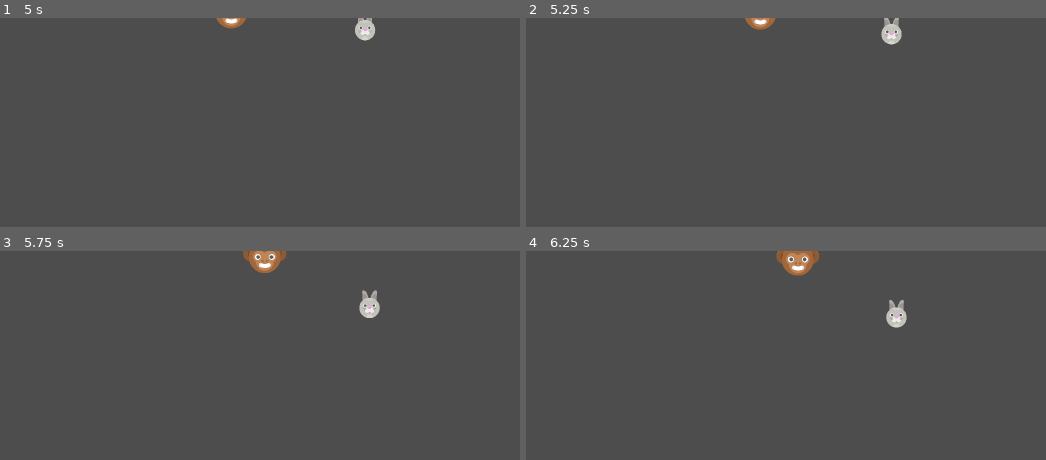
Above: before the commit, frames 1-4 (two rows, left to right).
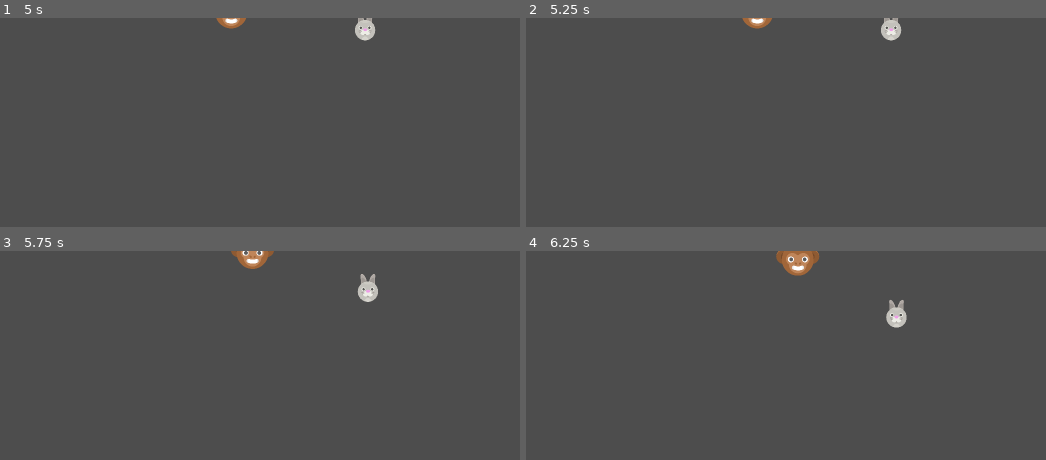
Above: after the commit, the same moments.

Repository: hafizosina/compilationpack
Game: Godot game, scene res://9. EcsSystem/tests/lifecycle_test.tscn
Same seed, same stepped clock (60 frames per second), same inputs: the game is played once before the commit and once after it. This scene is started directly instead of the project's main scene.
Inputs (mouse positions are in pixels of both pictures, inside the frame that each line leads up to):
- Up to frame 1 (5 s): tap Enter at 0.5 s; move the mouse to (outside the picture) at 0.52 s; hold Right (ui_right) 0.53-1.25 s; hold Shift (sprint) 0.53-1.25 s; click (outside the picture) at 0.67 s; tap Space at 1.25 s; drag from (239, 214) to (outside the picture) at 1.27 s; move the mouse to (478, 118) at 2.02 s; hold Right (ui_right) 2.03-2.75 s; hold Shift (sprint) 2.03-2.75 s; drag from (outside the picture) to (405, 24) at 2.77 s; move the mouse to (outside the picture) at 3.52 s; hold Left (ui_left) 3.53-4.25 s; hold Shift (sprint) 3.53-4.25 s; drag from (161, 143) to (364, 26) at 4.27 s
- Up to frame 2 (5.25 s): tap Enter at 5 s; move the mouse to (968, 195) at 5.02 s; hold Down (ui_down) from 5.03 s (still down); hold Shift (sprint) from 5.03 s (still down); click (968, 195) at 5.17 s
- Up to frame 3 (5.75 s): keep holding Down (ui_down); keep holding Shift (sprint)
- Up to frame 4 (6.25 s): release Down (ui_down) at 5.75 s; release Shift (sprint) at 5.75 s; drag from (806, 340) to (765, 447) at 5.77 s

Frame 1 is identical in both runs. In frame 2, 0.4% of the frame differs, in the area x 41-73%, y 0-13%; in frame 3, 1.3%, in the area x 44-74%, y 0-33%; in frame 4, nothing differs.

Commit message:
feat(ecs): a sleeper gets hungry slower, and the plan's untested rules are tested
Co-Authored-By: Claude Opus 5 <noreply@anthropic.com>
Claude-Session: https://claude.ai/code/session_01SrG6kmDmntGUxZCjZFvMFv

Diff:
--- a/9. EcsSystem/components/ecs_hunger_component.gd
+++ b/9. EcsSystem/components/ecs_hunger_component.gd
@@ -18,8 +18,18 @@
 ## Carrying this component is the whole of "this entity needs to eat". A berry
 ## bush has none and no rung ever asks.
 
-## How fast fullness drains, in points per second.
+## How fast fullness drains, in points per second, while awake.
 @export var drain: float = 2.0
+## What fraction of that it drains while asleep or collapsed.
+##
+## A scale rather than a second rate, so "slower asleep" survives retuning
+## `drain` and cannot quietly invert. 0 makes sleeping free; 1 makes it cost the
+## same as being awake, which is the behaviour this replaced.
+##
+## It must stay above 0 for `EcsLowBrainSystem`'s wake-on-starving rule to be
+## reachable at all: a sleeper that never empties never has a reason to get up
+## before it is rested.
+@export var asleep_drain_scale: float = 0.4
 ## Full. Also the ceiling a meal cannot push past.
 @export var max_fullness: float = 100.0
 ## Empty enough to go and fetch food it can see. The brain's SEEK_FOOD rung
--- a/9. EcsSystem/systems/ecs_hunger_system.gd
+++ b/9. EcsSystem/systems/ecs_hunger_system.gd
@@ -1,7 +1,8 @@
 class_name EcsHungerSystem
 extends EcsSystem
 
-## Fullness drains; running empty costs health and being well fed mends it.
+## Fullness drains — slower while asleep — and running empty costs health while
+## being well fed mends it.
 ##
 ## One loop, one field, the ECS-native version of a self-ticking bar: the
 ## component is the reading and this is the clock. Module 8 would have put a
@@ -30,7 +31,16 @@
 func run(world: EcsWorld, delta: float) -> void:
 	for id in world.query([EcsHungerComponent]):
 		var hunger := world.get_component(id, EcsHungerComponent) as EcsHungerComponent
-		hunger.fullness = maxf(hunger.fullness - hunger.drain * delta, 0.0)
+		# Resting costs less. The condition is the same one EcsEnergySystem uses
+		# to decide whether to drain or restore, and the two must agree about
+		# what "asleep" means — both read the brain's state and the collapse
+		# tag, neither reads the other.
+		var drain := hunger.drain
+		var brain := world.get_component(id, EcsLowBrainComponent) as EcsLowBrainComponent
+		if world.has(id, EcsCollapsedComponent) or (brain != null
+				and brain.state == EcsLowBrainComponent.State.SLEEP):
+			drain *= hunger.asleep_drain_scale
+		hunger.fullness = maxf(hunger.fullness - drain * delta, 0.0)
 
 		var health := world.get_component(id, EcsHealthComponent) as EcsHealthComponent
 		if health == null:
--- a/9. EcsSystem/tests/lifecycle_test.gd
+++ b/9. EcsSystem/tests/lifecycle_test.gd
@@ -78,6 +78,8 @@
 	await _it_tires_sleeps_and_wakes_rested()
 	await _running_out_of_energy_drops_it_once()
 	await _a_thing_with_no_energy_never_sleeps()
+	await _food_outranks_rest_and_a_trip_is_not_cut_short()
+	await _sleeping_slows_hunger_without_stopping_it()
 	await _a_grazer_eats_off_the_ground_with_no_inventory()
 	await _a_sated_carrier_leaves_the_berry_alone()
 	await _a_hungry_carrier_eats_off_the_ground_without_pocketing()
@@ -885,6 +887,13 @@
 	_check("and stays down between rest_at and wake_at",
 		brain.state == EcsLowBrainComponent.State.SLEEP)
 
+	# Sleeping puts it back, at `restore` per second.
+	energy.value = energy.rest_at * 0.5
+	var slept_from := energy.value
+	for i in 30:
+		living.run_all(_world, TICK)
+	_check("sleeping restores energy", energy.value > slept_from)
+
 	# Rested: it gets up on its own.
 	energy.value = energy.wake_at
 	living.run_all(_world, TICK)
@@ -943,6 +952,15 @@
 	_check("and starving can wake it now",
 		brain.state != EcsLowBrainComponent.State.SLEEP)
 
+	# Something with energy but no health collapses without complaint — the
+	# same way something with no health starves forever.
+	_world.remove(rabbit, EcsHealthComponent)
+	_world.remove(rabbit, EcsCollapsedComponent)
+	energy.value = 0.0
+	living.run_all(_world, TICK)
+	_check("an entity with no health collapses without error",
+		_world.has(rabbit, EcsCollapsedComponent))
+
 ## Nothing without an EcsEnergyComponent ever tires or sleeps, and no flag says
 ## so — a berry is the proof.
 func _a_thing_with_no_energy_never_sleeps() -> void:
@@ -950,6 +968,92 @@
 	await _tick(1)
 	_check("a berry carries no energy", not _world.has(berry, EcsEnergyComponent))
 	_check("and never collapses", not _world.has(berry, EcsCollapsedComponent))
+
+## The plan's rule that nothing else pins down: **food outranks rest.** A tired
+## creature that can see a berry goes for it, and the trip it commits to is not
+## cut short by getting tireder on the way. The consequence — that a creature
+## which keeps finding food can run itself into a collapse — is the price of
+## that ordering, not a bug.
+func _food_outranks_rest_and_a_trip_is_not_cut_short() -> void:
+	var living := EcsScheduler.new()
+	living \
+		.add(EcsEnergySystem.new()) \
+		.add(EcsSensorSystem.new(_manager)) \
+		.add(EcsLowBrainSystem.new())
+
+	var rabbit := _manager.spawn(_world, _catalog, &"rabbit", Vector2(-11000.0, 0.0))
+	var berry := _manager.spawn(_world, _catalog, &"berry", Vector2(-10850.0, 0.0))
+	var energy := _world.get_component(rabbit, EcsEnergyComponent) as EcsEnergyComponent
+	var hunger := _world.get_component(rabbit, EcsHungerComponent) as EcsHungerComponent
+	var brain := _world.get_component(rabbit, EcsLowBrainComponent) as EcsLowBrainComponent
+	await _tick(2)
+
+	# Tired enough to sleep, and empty enough to forage, with food in sight.
+	energy.value = energy.rest_at - 1.0
+	hunger.fullness = hunger.forage_below - 5.0
+	for i in 4:
+		living.run_all(_world, TICK)
+		await get_tree().physics_frame
+	_check("a tired creature that can see food goes for it",
+		brain.state == EcsLowBrainComponent.State.SEEK_FOOD)
+	_check("and committed to that berry", brain.target == berry)
+
+	# Getting tireder mid-trip must not call it off.
+	energy.value = 1.0
+	for i in 4:
+		living.run_all(_world, TICK)
+		await get_tree().physics_frame
+	_check("and the trip is not cut short by tiredness",
+		brain.state == EcsLowBrainComponent.State.SEEK_FOOD)
+
+	# But running out entirely is not a decision, so it does override the trip.
+	energy.value = 0.0
+	living.run_all(_world, TICK)
+	await get_tree().physics_frame
+	_check("though a collapse does override it",
+		_world.has(rabbit, EcsCollapsedComponent)
+		and brain.state == EcsLowBrainComponent.State.SLEEP)
+
+## A sleeper still gets hungry, just slower. Both halves matter: slower is the
+## point, and *still* is what keeps the wake-on-starving rule reachable — a
+## sleeper that never emptied would have no reason to get up before it was
+## rested, and `asleep_drain_scale` at 0 would quietly remove that rule.
+func _sleeping_slows_hunger_without_stopping_it() -> void:
+	var living := EcsScheduler.new()
+	living.add(EcsHungerSystem.new())
+
+	var rabbit := _manager.spawn(_world, _catalog, &"rabbit", Vector2(-12000.0, 0.0))
+	var hunger := _world.get_component(rabbit, EcsHungerComponent) as EcsHungerComponent
+	var brain := _world.get_component(rabbit, EcsLowBrainComponent) as EcsLowBrainComponent
+	await _tick(1)
+
+	brain.state = EcsLowBrainComponent.State.WANDER
+	hunger.fullness = hunger.max_fullness
+	for i in 60:
+		living.run_all(_world, TICK)
+	var awake_cost := hunger.max_fullness - hunger.fullness
+
+	brain.state = EcsLowBrainComponent.State.SLEEP
+	hunger.fullness = hunger.max_fullness
+	for i in 60:
+		living.run_all(_world, TICK)
+	var asleep_cost := hunger.max_fullness - hunger.fullness
+
+	_check("a sleeper still gets hungry", asleep_cost > 0.0)
+	_check("but slower than awake (%.3f vs %.3f)" % [asleep_cost, awake_cost],
+		asleep_cost < awake_cost)
+	_check("by the authored fraction",
+		is_equal_approx(asleep_cost, awake_cost * hunger.asleep_drain_scale))
+
+	# A collapse is a forced sleep, and costs the same reduced rate.
+	brain.state = EcsLowBrainComponent.State.IDLE
+	_world.add(rabbit, EcsCollapsedComponent.new())
+	hunger.fullness = hunger.max_fullness
+	for i in 60:
+		living.run_all(_world, TICK)
+	_check("and a collapse counts as asleep too",
+		is_equal_approx(hunger.max_fullness - hunger.fullness, asleep_cost))
+	_world.remove(rabbit, EcsCollapsedComponent)
 
 ## States an intent on an entity's brain, for the tests that run an executor
 ## system without EcsLowBrainSystem to decide for them.
Not shown, changed: 9. EcsSystem/HANDOFF.md
Not shown, changed: CLAUDE.md
